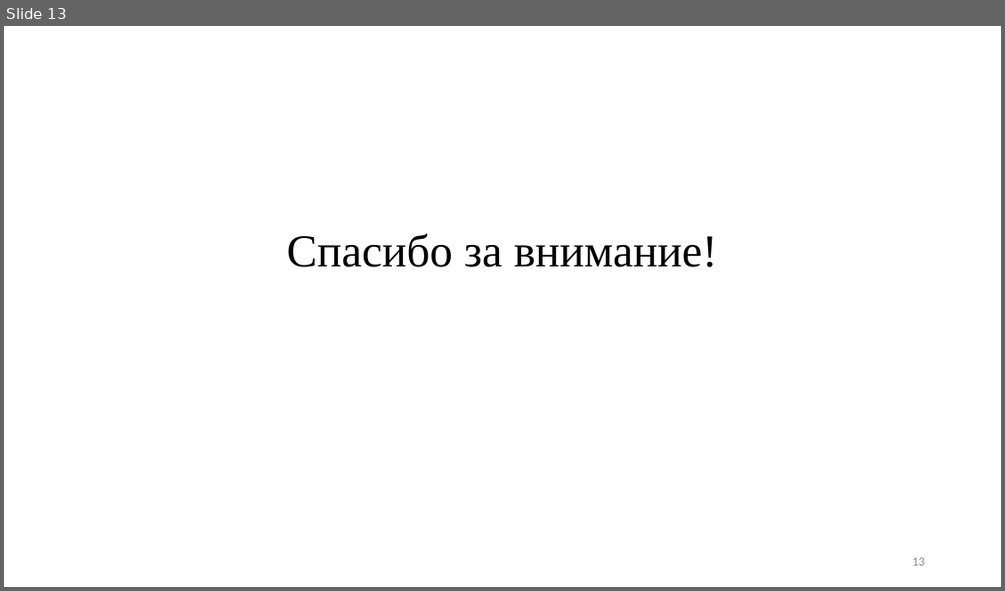
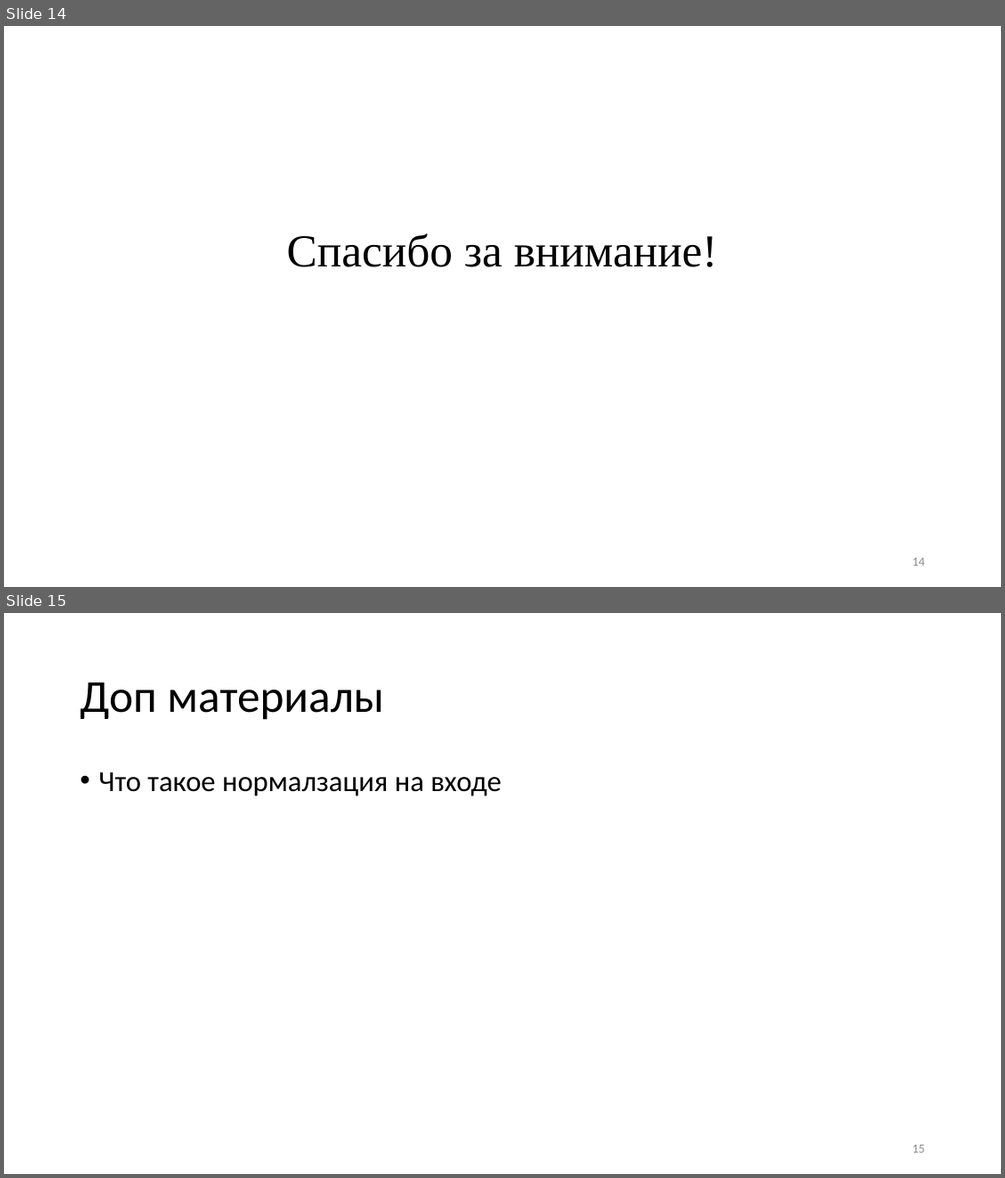
Before and after one commit to Felecort/NN_Filter_Radiolocation_Imgs, a slide deck: text/ВКР_презаентация.pptx. Shown one above the other, each under a label of ours: slide 13 before the commit, slides 14 and 15 after it. The pictures are 1005x591 and 1005x1178 pixels, drawn with LibreOffice and Linux fonts; fonts in the diff are those of the drawing. Boxes give left, top, right and bottom in pixels: in the first picture for what was removed or moved away, otherwise in the second. Text is boxed around its words. In the diff, an @@ line names an element or a change of style, - is before the commit and + after.

```diff
--- a/text/ВКР_презаентация.pptx
+++ b/text/ВКР_презаентация.pptx
@@ slide 15 added at bbox=[4, 613, 1001, 1174], background #FFFFFF @@
@@ title added at bbox=[80, 682, 384, 720], 44 pt, text #000000 @@
+Доп материалы
@@ text added at bbox=[98, 772, 502, 796], 28 pt, text #000000 @@
+• Что такое нормалзация на входе
@@ page number added at bbox=[912, 1144, 924, 1152], 12 pt, text #8C8C8C @@
+15
@@ what was slide 13 is now slide 14 @@
@@ page number at bbox=[912, 557, 924, 565]: text changed @@
-13
+14
```
Also in this commit, not shown: 8 slides changed, 1 other slide added, 4 other files.
